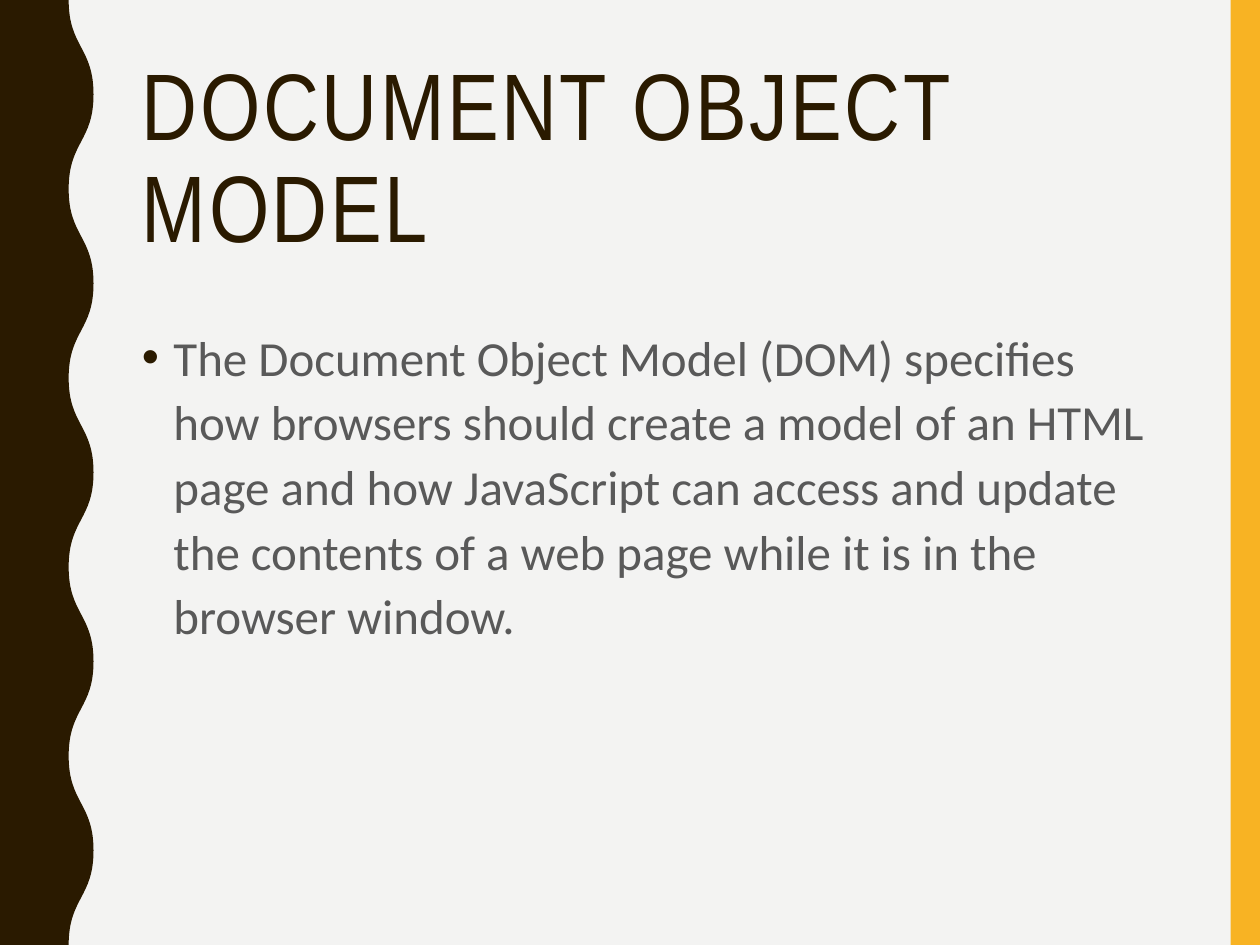
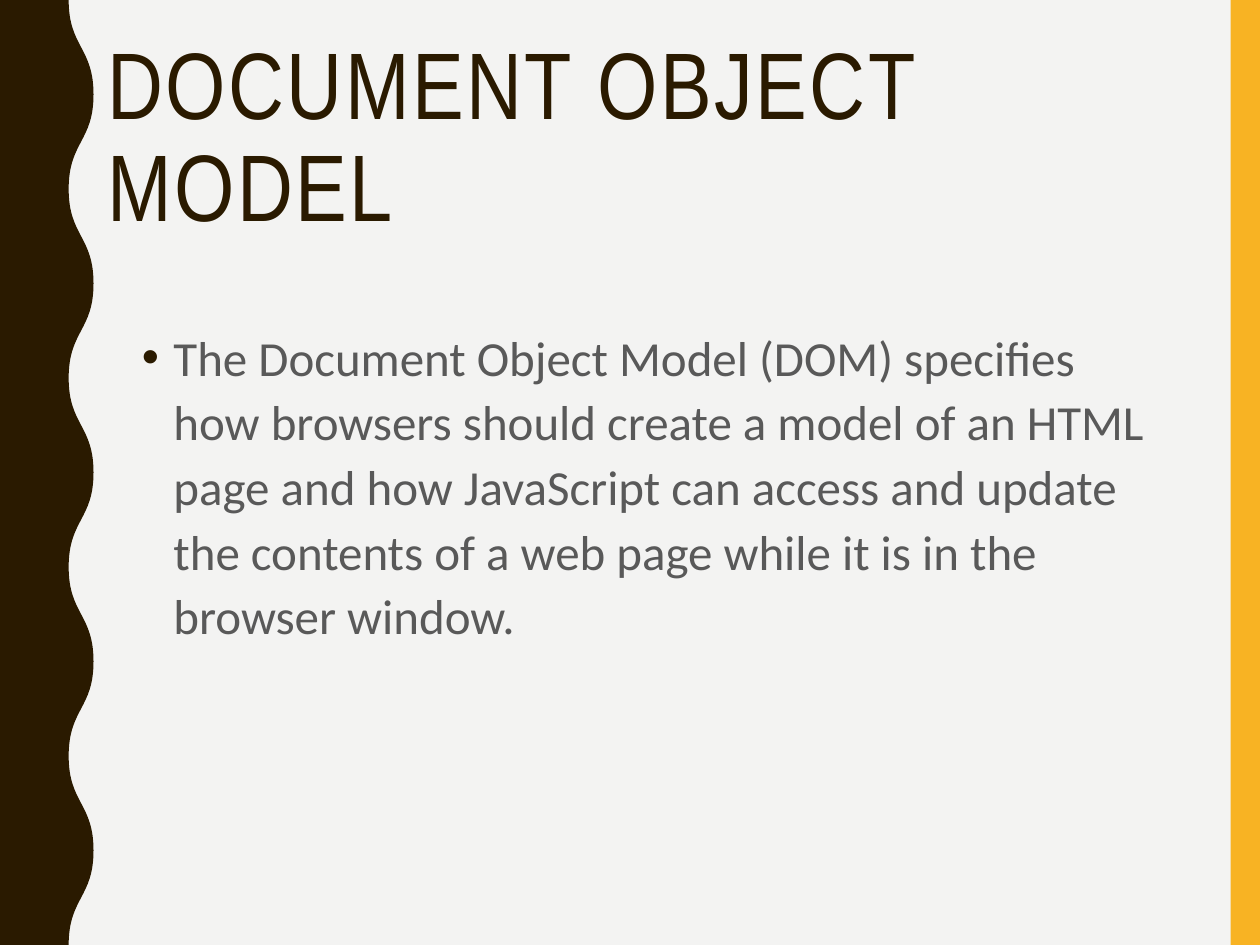
Before and after one commit to mlyngweb1/Website-Development-2-src, a slide deck: slide 3 of topic-04-JavaScript-3/talk-1/talk-1.pptx. Drawn at 1260x945 pixels with LibreOffice and Linux fonts; fonts in the diff are those of the drawing. Boxes give left, top, right and bottom in pixels: in the first picture for what was removed or moved away, otherwise in the second. Text is boxed around its words. In the diff, an @@ line names an element or a change of style, - is before the commit and + after.

```diff
--- a/topic-04-JavaScript-3/talk-1/talk-1.pptx
+++ b/topic-04-JavaScript-3/talk-1/talk-1.pptx
@@ title "DOCUMENT OBJECT MODEL": place and size @@
-title "DOCUMENT OBJECT MODEL" at (142,74,950,243)
+title "DOCUMENT OBJECT MODEL" at (107,53,915,222)
```
Also in this commit, not shown: 3 other slides changed, 20 slides added, 41 slides removed, 18 other files.
